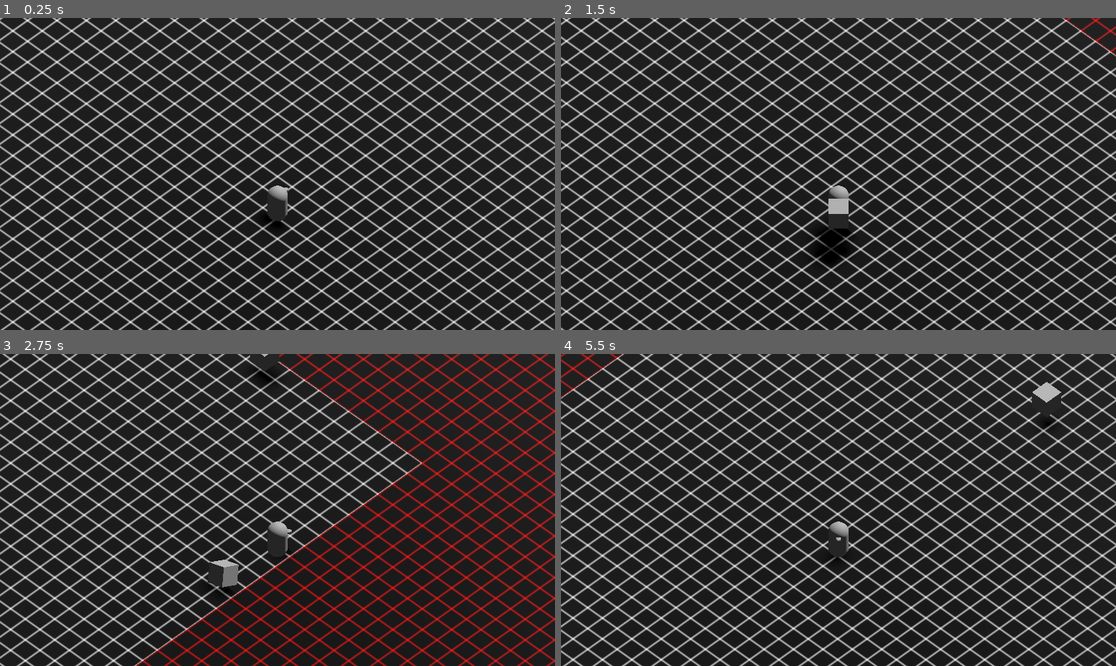
Above: before the commit, frames 1-4 (two rows, left to right).
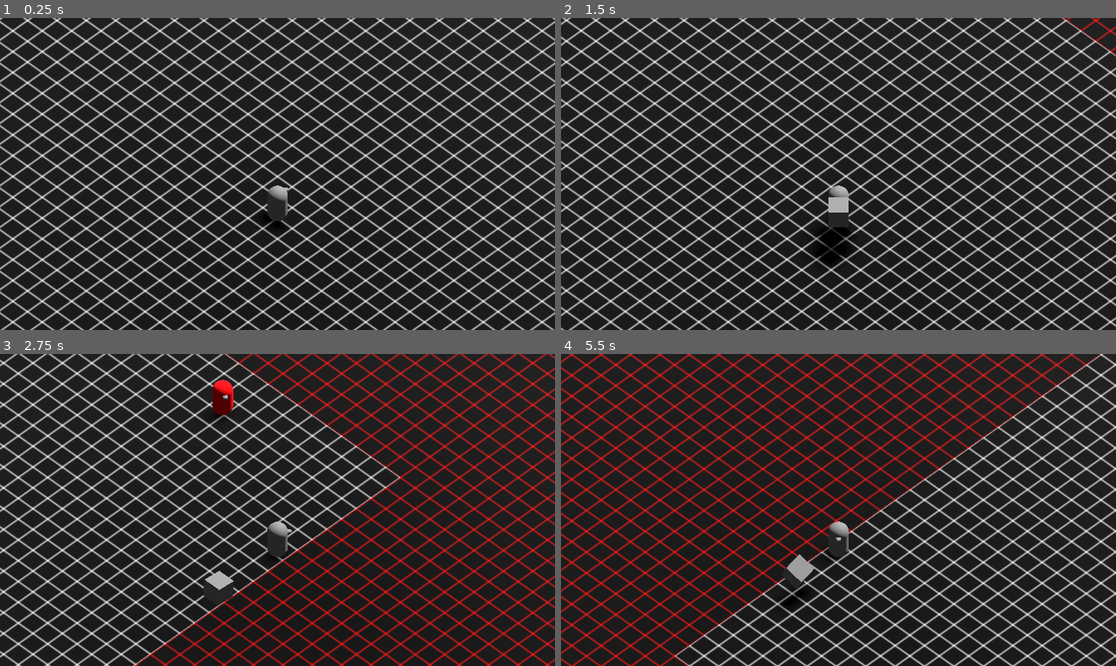
Above: after the commit, the same moments.

Repository: Sprotex/ludum-dare-53
Game: Godot game, scene res://blocks/main_level.tscn
The game is run twice, just before and just after one commit, with the same random seed, the same clock (stepped at 60 frames per second) and the same inputs.
Inputs:
- Up to frame 1 (0.25 s): no input
- Up to frame 2 (1.5 s): tap Enter at 0.5 s; hold D (move_right) 0.53-1.28 s; tap E (box_action) at 0.6 s; tap Space (jump) at 0.77 s; hold S (move_down) from 1.28 s (still down); tap Ctrl at 1.35 s
- Up to frame 3 (2.75 s): tap Space (jump) at 1.52 s; release S (move_down) at 2.03 s; hold D (move_right) from 2.03 s (still down); tap E (box_action) at 2.1 s
- Up to frame 4 (5.5 s): release D (move_right) at 2.78 s; hold W (move_up) 2.78-3.53 s; tap Ctrl at 2.85, 4.35 s; tap Space (jump) at 3.02, 3.77, 4.52 s; hold A (move_left) 3.53-5.03 s; tap E (box_action) at 3.6, 5.1 s; hold S (move_down) from 5.03 s (still down)

The runs differ from the first frame. In frame 2, less than 0.1% of the frame differs, in the area x 48-52%, y 57-68%; in frame 3, 41%; in frame 4, 49%, in the area x 0-100%, y 0-100%.

Commit message:
add delivering boxes
refactor folder structure
refactor curve resource as external resource
remove whitespace errors
create abstract move input
make enemies flee when they have box
make enemies disappear when they leave screen
move carried box collision exception to box carrying

Diff:
--- a/blocks/box/Box.gd
+++ b/blocks/box/Box.gd
@@ -7,16 +7,16 @@
 var was_refrozen_since_instantiation = false
 
 func is_deliverable() -> bool:
-	return was_refrozen_since_instantiation and freeze
+  return !was_refrozen_since_instantiation and !freeze
 
 
 func change_visual_scale(new_scale: Vector3) -> void:
-	mesh.scale = new_scale
+  mesh.scale = new_scale
 
 
 func _on_sleeping_state_changed():
-	if not sleeping:
-		return
-	if freeze:
-		return
-	was_refrozen_since_instantiation = true
+  if not sleeping:
+    return
+  if freeze:
+    return
+  was_refrozen_since_instantiation = true
--- /dev/null
+++ b/blocks/character/MoveInput.gd
@@ -0,0 +1,16 @@
+extends Node
+
+class_name MoveInput
+
+var is_inverted = false
+var direction
+
+
+func _set_direction() -> void:
+	direction = Vector3.ZERO
+
+
+func _process(_delta: float) -> void:
+	_set_direction()
+	if is_inverted:
+		direction = -direction
--- a/blocks/player/walking.gd
+++ b/blocks/character/Walking.gd
@@ -1,4 +1,6 @@
 extends Node
+
+class_name Walking
 
 @export var body: CharacterBody3D
 @export var speed := 5.0
@@ -7,8 +9,10 @@
 @export var move_input: MoveInput
 @export var inertia := 0.5
 
-# Get the gravity from the project settings to be synced with RigidBody nodes.
 var gravity = ProjectSettings.get_setting("physics/3d/default_gravity")
+
+signal on_collided_with_box(box)
+
 
 func _handle_two_way_collision_coupling() -> void:
 	for collision_index in body.get_slide_collision_count():
@@ -26,6 +30,8 @@
 		var local_position = body.global_position - position
 		collider.apply_impulse(-normal * inertia, local_position)
 		collider.apply_central_impulse(-normal * inertia * 0.5)
+		if collider is Box:
+			on_collided_with_box.emit(collider)
 
 
 func _handle_gravity(delta: float) -> void:
@@ -36,8 +42,9 @@
 	if Input.is_action_just_pressed("jump") and body.is_on_floor():
 		body.velocity.y = jump_velocity
 
+
 func _handle_walk(delta: float) -> void:
-	var direction = move_input.camera_transformed_direction
+	var direction = move_input.direction
 	if direction:
 		var target_xz_velocity = Vector3(direction.x, 0.0, direction.z).normalized() * speed
 		body.velocity.x = move_toward(body.velocity.x, target_xz_velocity.x, acceleration * delta)
@@ -46,6 +53,7 @@
 		body.velocity.x = move_toward(body.velocity.x, 0, acceleration * delta)
 		body.velocity.z = move_toward(body.velocity.z, 0, acceleration * delta)
 
+
 func _physics_process(delta: float) -> void:
 	_handle_gravity(delta)
 	_handle_jump(delta)
--- /dev/null
+++ b/blocks/character/enemy/BoxReceiver.gd
@@ -0,0 +1,17 @@
+extends Node
+
+@export var box_weilder: BoxWeilder
+@export var walking: Walking
+@export var move_input: MoveInput
+
+
+func _ready():
+  walking.on_collided_with_box.connect(_handle_colliding_with_box)
+
+
+func _handle_colliding_with_box(box: Box) -> void:
+  if not box.is_deliverable():
+    return
+  box_weilder.set_box(box)
+  move_input.is_inverted = true
+  queue_free()
--- /dev/null
+++ b/blocks/character/enemy/EnemyMoveInput.gd
@@ -0,0 +1,12 @@
+extends MoveInput
+
+class_name EnemyMoveInput
+
+
+func _set_direction() -> void:
+	var body = get_parent() as CharacterBody3D
+	var player = LevelReference.level.player
+	direction = player.global_position - body.global_position
+	direction.y = 0.0
+	if direction.length_squared() > 1.0:
+		direction = direction.normalized()
--- /dev/null
+++ b/blocks/character/enemy/VisibilityResolver.gd
@@ -0,0 +1,10 @@
+extends Node
+
+@export var box_weilder: BoxWeilder
+@export var body: CharacterBody3D
+
+
+func _on_visible_on_screen_notifier_3d_screen_exited():
+  if not box_weilder.has_box():
+    return
+  body.queue_free()
--- /dev/null
+++ b/blocks/character/enemy/enemy.tscn
@@ -0,0 +1,68 @@
+[gd_scene load_steps=10 format=3 uid="uid://bfmcqj0v4pxbm"]
+
+[ext_resource type="Script" path="res://blocks/character/enemy/EnemyMoveInput.gd" id="1_lqrnv"]
+[ext_resource type="Script" path="res://blocks/character/Walking.gd" id="2_5fwhv"]
+[ext_resource type="Script" path="res://blocks/character/player/RotationAligner.gd" id="3_4fyqf"]
+[ext_resource type="Script" path="res://blocks/character/player/BoxWeilder.gd" id="4_6dx1p"]
+[ext_resource type="Script" path="res://blocks/character/enemy/BoxReceiver.gd" id="5_v101f"]
+[ext_resource type="Script" path="res://blocks/character/enemy/VisibilityResolver.gd" id="6_42akm"]
+
+[sub_resource type="CapsuleShape3D" id="CapsuleShape3D_bym5w"]
+
+[sub_resource type="StandardMaterial3D" id="StandardMaterial3D_k0akn"]
+albedo_color = Color(1, 0, 0.101961, 1)
+
+[sub_resource type="CapsuleMesh" id="CapsuleMesh_2eig0"]
+
+[node name="Enemy" type="CharacterBody3D"]
+
+[node name="CollisionShape3D" type="CollisionShape3D" parent="."]
+shape = SubResource("CapsuleShape3D_bym5w")
+
+[node name="MeshInstance3D" type="MeshInstance3D" parent="."]
+material_override = SubResource("StandardMaterial3D_k0akn")
+mesh = SubResource("CapsuleMesh_2eig0")
+skeleton = NodePath("../..")
+
+[node name="Nose" type="MeshInstance3D" parent="."]
+transform = Transform3D(0.251765, 0, 0, 0, 0.0881899, 0, 0, 0, 0.364906, 0, 0.536, -0.5)
+mesh = SubResource("CapsuleMesh_2eig0")
+skeleton = NodePath("../..")
+
+[node name="EnemyMoveInput" type="Node" parent="."]
+script = ExtResource("1_lqrnv")
+
+[node name="Walking" type="Node" parent="." node_paths=PackedStringArray("body", "move_input")]
+script = ExtResource("2_5fwhv")
+body = NodePath("..")
+speed = 10.0
+acceleration = 2.0
+move_input = NodePath("../EnemyMoveInput")
+inertia = 0.3
+
+[node name="RotationAligner" type="Node" parent="." node_paths=PackedStringArray("move_input", "body")]
+script = ExtResource("3_4fyqf")
+move_input = NodePath("../EnemyMoveInput")
+body = NodePath("..")
+
+[node name="BoxLogic" type="Node3D" parent="."]
+
+[node name="BoxWeilder" type="Node3D" parent="BoxLogic" node_paths=PackedStringArray("body")]
+transform = Transform3D(1, 0, 0, 0, 1, 0, 0, 0, 1, 0, 0, -1.1)
+script = ExtResource("4_6dx1p")
+body = NodePath("../..")
+
+[node name="BoxReceiver" type="Node" parent="BoxLogic" node_paths=PackedStringArray("box_weilder", "walking", "move_input")]
+script = ExtResource("5_v101f")
+box_weilder = NodePath("../BoxWeilder")
+walking = NodePath("../../Walking")
+move_input = NodePath("../../EnemyMoveInput")
+
+[node name="VisibleOnScreenNotifier3D" type="VisibleOnScreenNotifier3D" parent="."]
+
+[node name="VisibilityResolver" type="Node" parent="VisibleOnScreenNotifier3D" node_paths=PackedStringArray("box_weilder", "body")]
+script = ExtResource("6_42akm")
+box_weilder = NodePath("../../BoxLogic/BoxWeilder")
+body = NodePath("../..")
+
+[connection signal="screen_exited" from="VisibleOnScreenNotifier3D" to="VisibleOnScreenNotifier3D/VisibilityResolver" method="_on_visible_on_screen_notifier_3d_screen_exited"]
--- a/blocks/player/BoxCreator.gd
+++ b/blocks/character/player/BoxCreator.gd
@@ -8,7 +8,6 @@
 
 func create() -> void:
 	var box = box_scene_holder.create_instance()
-	body.add_collision_exception_with(box)
 	var tween = get_tree().create_tween()
 	tween.bind_node.call_deferred(box)
 	tween.set_ease(Tween.EASE_OUT)
@@ -22,4 +21,4 @@
 		return
 	if box_weilder.has_box():
 		return
-	create.call_deferred()
+	create()
--- /dev/null
+++ b/blocks/character/player/BoxWeilder.gd
@@ -0,0 +1,31 @@
+extends Node3D
+
+class_name BoxWeilder
+
+var current_box: Box = null
+
+@export var body: CharacterBody3D
+
+
+func has_box() -> bool:
+  return current_box != null
+
+
+func get_and_reset_box() -> Box:
+  var box = current_box
+  current_box = null
+  return box
+
+func _assign_box_variable(box: Box) -> void:
+  current_box = box
+
+func set_box(box: Box) -> void:
+  var box_parent = box.get_parent()
+  if box_parent:
+    box_parent.remove_child(box)
+  add_child(box)
+  box.freeze = true
+  box.add_collision_exception_with(body)
+  box.global_position = global_position
+  box.global_rotation = global_rotation
+  _assign_box_variable.call_deferred(box)
--- /dev/null
+++ b/blocks/character/player/PlayerMoveInput.gd
@@ -0,0 +1,16 @@
+extends MoveInput
+
+class_name PlayerMoveInput
+
+
+func _set_direction() -> void:
+	direction = Input.get_vector("move_left", "move_right", "move_up", "move_down")
+	direction = _set_camera_transformed_direction()
+
+
+func _set_camera_transformed_direction() -> Vector3:
+	var camera = LevelReference.level.camera
+	var right_direction = camera.global_transform.basis.x
+	var forward_direction = right_direction.cross(Vector3.UP)
+	var camera_transformed_direction = direction.x * right_direction + forward_direction * direction.y
+	return camera_transformed_direction
--- a/blocks/player/RotationAligner.gd
+++ b/blocks/character/player/RotationAligner.gd
@@ -1,11 +1,13 @@
 extends Node
+
+class_name RotationAligner
 
 @export var move_input: MoveInput
 @export var alignment_speed = 10.0
 @export var body: CharacterBody3D
 
 func _physics_process(delta: float) -> void:
-	var input_direction = move_input.camera_transformed_direction
+	var input_direction = move_input.direction
 	if input_direction == null:
 		return
 	if input_direction.length_squared() <= 0.1:
--- a/blocks/player/player.tscn
+++ b/blocks/character/player/player.tscn
@@ -1,13 +1,13 @@
-[gd_scene load_steps=11 format=3 uid="uid://p75r86l51kxp"]
+[gd_scene load_steps=11 format=3 uid="uid://byj8jn5wgprlq"]
 
-[ext_resource type="Script" path="res://blocks/player/MoveInput.gd" id="1_fancb"]
-[ext_resource type="Script" path="res://blocks/player/walking.gd" id="1_rb7po"]
-[ext_resource type="Script" path="res://blocks/player/BoxWeilder.gd" id="2_nvbw7"]
-[ext_resource type="Script" path="res://blocks/player/RotationAligner.gd" id="3_bksdm"]
-[ext_resource type="Script" path="res://blocks/player/BoxSceneHolder.gd" id="3_rn3dv"]
-[ext_resource type="PackedScene" uid="uid://kjih6718j3jp" path="res://blocks/box/box.tscn" id="4_dpmvk"]
-[ext_resource type="Script" path="res://blocks/player/BoxCreator.gd" id="5_dmfag"]
-[ext_resource type="Script" path="res://blocks/player/BoxThrower.gd" id="6_gnxec"]
+[ext_resource type="Script" path="res://blocks/character/player/PlayerMoveInput.gd" id="1_1u0jw"]
+[ext_resource type="Script" path="res://blocks/character/Walking.gd" id="2_x5uh0"]
+[ext_resource type="Script" path="res://blocks/character/player/RotationAligner.gd" id="3_dhrt0"]
+[ext_resource type="Script" path="res://blocks/character/player/BoxWeilder.gd" id="4_y81wd"]
+[ext_resource type="Script" path="res://blocks/character/player/BoxSceneHolder.gd" id="5_wy7pc"]
+[ext_resource type="PackedScene" uid="uid://kjih6718j3jp" path="res://blocks/box/box.tscn" id="6_fxagx"]
+[ext_resource type="Script" path="res://blocks/character/player/BoxCreator.gd" id="7_31ncr"]
+[ext_resource type="Script" path="res://blocks/character/player/BoxThrower.gd" id="8_14uhn"]
 
 [sub_resource type="CapsuleShape3D" id="CapsuleShape3D_6vbtk"]
 
@@ -28,40 +28,41 @@
 mesh = SubResource("CapsuleMesh_hsq3r")
 skeleton = NodePath("../..")
 
-[node name="MoveInput" type="Node" parent="."]
-script = ExtResource("1_fancb")
+[node name="PlayerMoveInput" type="Node" parent="."]
+script = ExtResource("1_1u0jw")
 
 [node name="Walking" type="Node" parent="." node_paths=PackedStringArray("body", "move_input")]
-script = ExtResource("1_rb7po")
+script = ExtResource("2_x5uh0")
 body = NodePath("..")
 speed = 50.0
 acceleration = 30.0
-move_input = NodePath("../MoveInput")
+move_input = NodePath("../PlayerMoveInput")
 inertia = 0.3
 
 [node name="RotationAligner" type="Node" parent="." node_paths=PackedStringArray("move_input", "body")]
-script = ExtResource("3_bksdm")
-move_input = NodePath("../MoveInput")
+script = ExtResource("3_dhrt0")
+move_input = NodePath("../PlayerMoveInput")
 alignment_speed = 0.2
 body = NodePath("..")
 
 [node name="BoxLogic" type="Node3D" parent="."]
 
-[node name="BoxWeilder" type="Node3D" parent="BoxLogic"]
-transform = Transform3D(1, 0, 0, 0, 1, 0, 0, 0, 1, 0, 0, -0.6)
-script = ExtResource("2_nvbw7")
+[node name="BoxWeilder" type="Node3D" parent="BoxLogic" node_paths=PackedStringArray("body")]
+transform = Transform3D(1, 0, 0, 0, 1, 0, 0, 0, 1, 0, 0, -1.1)
+script = ExtResource("4_y81wd")
+body = NodePath("../..")
 
 [node name="BoxSceneHolder" type="Node" parent="BoxLogic"]
-script = ExtResource("3_rn3dv")
-box_scene = ExtResource("4_dpmvk")
+script = ExtResource("5_wy7pc")
+box_scene = ExtResource("6_fxagx")
 
 [node name="BoxCreator" type="Node" parent="BoxLogic" node_paths=PackedStringArray("box_weilder", "box_scene_holder", "body")]
-script = ExtResource("5_dmfag")
+script = ExtResource("7_31ncr")
 box_weilder = NodePath("../BoxWeilder")
 box_scene_holder = NodePath("../BoxSceneHolder")
 body = NodePath("../..")
 
 [node name="BoxThrower" type="Node" parent="BoxLogic" node_paths=PackedStringArray("box_weilder", "body")]
-script = ExtResource("6_gnxec")
+script = ExtResource("8_14uhn")
 box_weilder = NodePath("../BoxWeilder")
 body = NodePath("../..")
--- a/blocks/main_level.tscn
+++ b/blocks/main_level.tscn
@@ -2,22 +2,16 @@
 
 [ext_resource type="Script" path="res://blocks/level.gd" id="1_f3xqy"]
 [ext_resource type="Material" uid="uid://v3t4seacm44a" path="res://environment/unwalkable_grid_material.tres" id="2_blm38"]
+[ext_resource type="Curve3D" uid="uid://4108kxruxiku" path="res://environment/1x1curve.tres" id="2_elap4"]
 [ext_resource type="QuadMesh" uid="uid://cferbnk24wm7h" path="res://environment/mesh/100x100_plane.tres" id="3_0qwn0"]
 [ext_resource type="Material" uid="uid://ky8njfao1uyu" path="res://environment/grid_material.tres" id="4_ysmbp"]
 [ext_resource type="QuadMesh" uid="uid://c4m2ij4h8oyln" path="res://environment/mesh/60x60_plane.tres" id="5_o7bnq"]
 [ext_resource type="Environment" uid="uid://dhvcx7ga4gqn1" path="res://environment/default_environment.tres" id="6_fidnt"]
-[ext_resource type="PackedScene" uid="uid://p75r86l51kxp" path="res://blocks/player/player.tscn" id="7_vq8vl"]
 [ext_resource type="Script" path="res://blocks/Spawnpoint.gd" id="8_gpel6"]
-[ext_resource type="PackedScene" uid="uid://kjih6718j3jp" path="res://blocks/box/box.tscn" id="9_f562p"]
+[ext_resource type="PackedScene" uid="uid://bfmcqj0v4pxbm" path="res://blocks/character/enemy/enemy.tscn" id="9_hc7q0"]
+[ext_resource type="PackedScene" uid="uid://byj8jn5wgprlq" path="res://blocks/character/player/player.tscn" id="10_yoepg"]
 
 [sub_resource type="WorldBoundaryShape3D" id="WorldBoundaryShape3D_xpx8o"]
-
-[sub_resource type="Curve3D" id="Curve3D_vrmth"]
-_data = {
-"points": PackedVector3Array(0, 0, 0, 0, 0, 0, -20, 0, -20, 0, 0, 0, 0, 0, 0, -20, 0, 20, 0, 0, 0, 0, 0, 0, 20, 0, 20, 0, 0, 0, 0, 0, 0, 20, 0, -20, 0, 0, 0, 0, 0, 0, -20, 0, -20),
-"tilts": PackedFloat32Array(0, 0, 0, 0, 0)
-}
-point_count = 5
 
 [node name="MainLevel" type="Node3D" node_paths=PackedStringArray("player", "boxes", "camera", "enemies")]
 script = ExtResource("1_f3xqy")
@@ -84,12 +78,6 @@
 [node name="Enemies" type="Node3D" parent="."]
 transform = Transform3D(1, 0, 0, 0, 1, 0, 0, 0, 1, -0.0638552, 0, 0.0781536)
 
-[node name="Player" parent="." instance=ExtResource("7_vq8vl")]
-
-[node name="RemoteTransform3D" type="RemoteTransform3D" parent="Player"]
-remote_path = NodePath("../../PlayerFollowingRig")
-update_rotation = false
-
 [node name="PlayerFollowingRig" type="Node3D" parent="."]
 transform = Transform3D(0.707107, 0, 0.707107, 0, 1, 0, -0.707107, 0, 0.707107, 0, 1, 0)
 
@@ -101,13 +89,20 @@
 fov = 37.8493
 size = 15.0
 
-[node name="Path3D" type="Path3D" parent="PlayerFollowingRig"]
-transform = Transform3D(1, 0, 0, 0, 1, 0, 0, 0, 1, 0, -1, 0)
-curve = SubResource("Curve3D_vrmth")
+[node name="SpawnerPath3D" type="Path3D" parent="PlayerFollowingRig"]
+transform = Transform3D(20, 0, 0, 0, 20, 0, 0, 0, 20, 0, -1, 0)
+curve = ExtResource("2_elap4")
 
-[node name="PathFollow3D" type="PathFollow3D" parent="PlayerFollowingRig/Path3D"]
-transform = Transform3D(-1, 0, -8.74228e-08, 0, 1, 0, 8.74228e-08, 0, -1, -5, 0, 4)
+[node name="PathFollow3D" type="PathFollow3D" parent="PlayerFollowingRig/SpawnerPath3D"]
+transform = Transform3D(1, 0, 0, 0, 1, 0, 0, 0, 1, -1, 0, -1)
 script = ExtResource("8_gpel6")
-enemy_scene = ExtResource("9_f562p")
+enemy_scene = ExtResource("9_hc7q0")
+
+[node name="Player" parent="." instance=ExtResource("10_yoepg")]
+
+[node name="RemoteTransform3D" type="RemoteTransform3D" parent="Player"]
+remote_path = NodePath("../../PlayerFollowingRig")
+update_rotation = false
+update_scale = false
 
 [connection signal="tree_entered" from="." to="." method="_on_tree_entered"]
--- a/blocks/player/BoxWeilder.gd
+++ /dev/null
@@ -1,22 +0,0 @@
-extends Node3D
-
-class_name BoxWeilder
-
-var current_box: Box = null
-
-
-func has_box() -> bool:
-	return current_box != null
-
-
-func get_and_reset_box() -> Box:
-	var box = current_box
-	current_box = null
-	return box
-
-
-func set_box(box: Box) -> void:
-	if box.get_parent() == null:
-		box.position = position
-		add_child(box)
-	current_box = box
--- a/blocks/player/MoveInput.gd
+++ /dev/null
@@ -1,14 +0,0 @@
-extends Node
-
-class_name MoveInput
-
-var direction
-var camera_transformed_direction
-
-
-func _process(_delta: float) -> void:
-	direction = Input.get_vector("move_left", "move_right", "move_up", "move_down")
-	var camera = LevelReference.level.camera
-	var right_direction = camera.global_transform.basis.x
-	var forward_direction = right_direction.cross(Vector3.UP)
-	camera_transformed_direction = direction.x * right_direction + forward_direction * direction.y
--- /dev/null
+++ b/environment/1x1curve.tres
@@ -0,0 +1,8 @@
+[gd_resource type="Curve3D" format=3 uid="uid://4108kxruxiku"]
+
+[resource]
+_data = {
+"points": PackedVector3Array(0, 0, 0, 0, 0, 0, -1, 0, -1, 0, 0, 0, 0, 0, 0, -1, 0, 1, 0, 0, 0, 0, 0, 0, 1, 0, 1, 0, 0, 0, 0, 0, 0, 1, 0, -1, 0, 0, 0, 0, 0, 0, -1, 0, -1),
+"tilts": PackedFloat32Array(0, 0, 0, 0, 0)
+}
+point_count = 5
Renamed: blocks/player/BoxSceneHolder.gd -> blocks/character/player/BoxSceneHolder.gd
Renamed: blocks/player/BoxThrower.gd -> blocks/character/player/BoxThrower.gd
